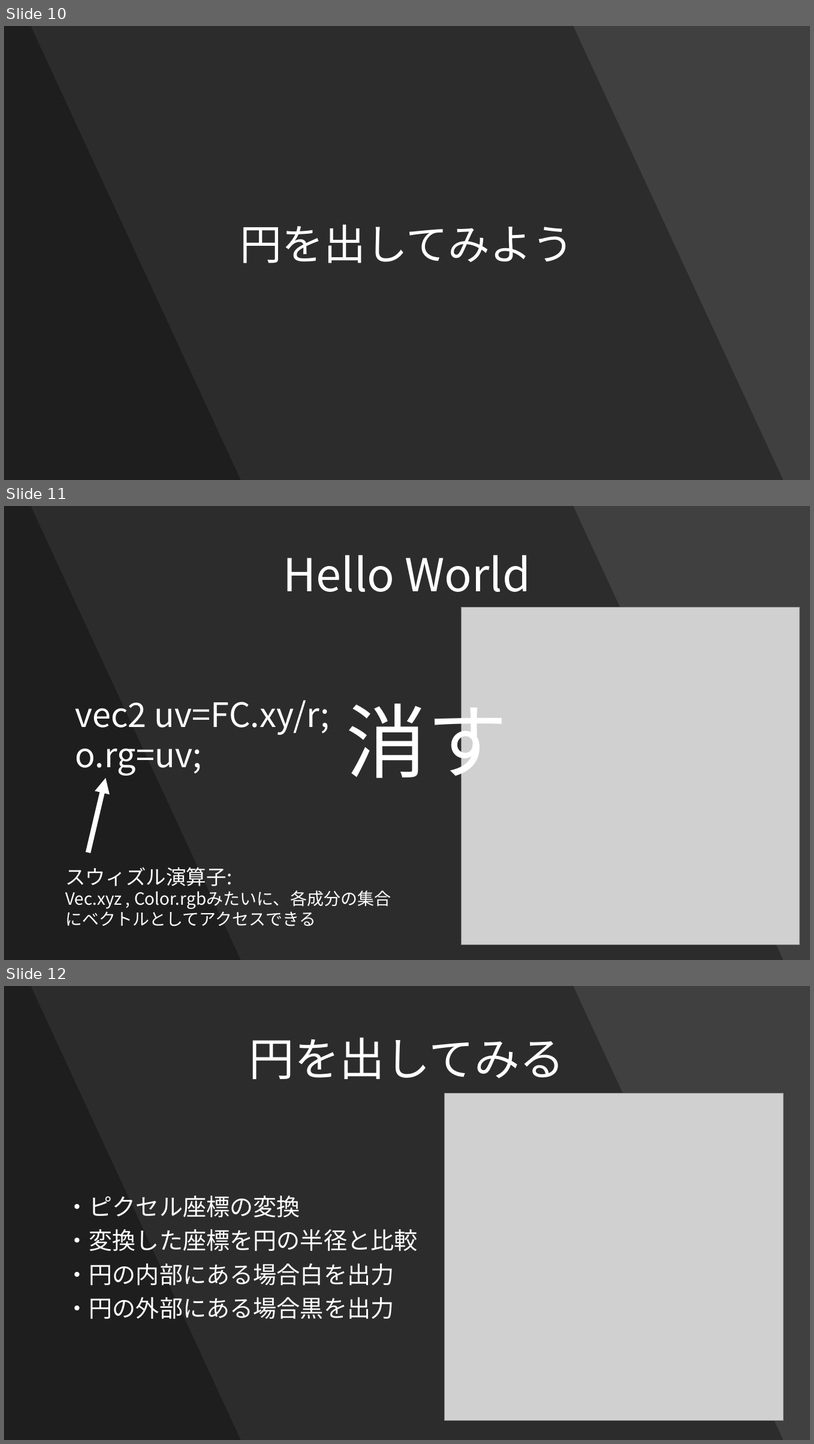
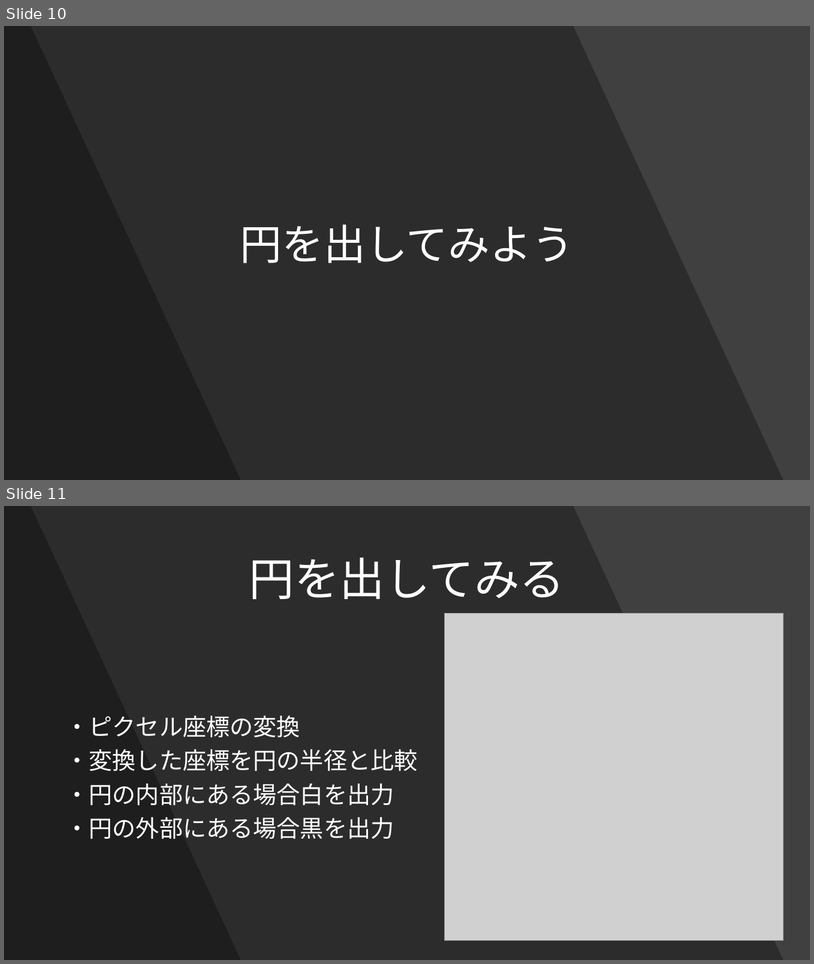
Before and after one commit to Forenard/TsubuyakiGLSL, a slide deck: つぶやきGLSLとは.pptx. Shown one above the other, each under a label of ours: slides 10, 11 and 12 before the commit, slides 10 and 11 after it. The pictures are 814x1444 and 814x964 pixels, drawn with LibreOffice and Linux fonts; fonts in the diff are those of the drawing; grey boxes stand for pictures. Boxes give left, top, right and bottom in pixels: in the first picture for what was removed or moved away, otherwise in the second. Text is boxed around its words. In the diff, an @@ line names an element or a change of style, - is before the commit and + after.

```diff
--- a/つぶやきGLSLとは.pptx
+++ b/つぶやきGLSLとは.pptx
@@ slide 11 removed at bbox=[4, 506, 810, 960], background #404040 @@
@@ freeform shape removed at bbox=[4, 506, 784, 960] @@
@@ freeform shape removed at bbox=[4, 506, 241, 960] @@
@@ text removed at bbox=[284, 555, 531, 592] @@
-Hello World
@@ picture removed at bbox=[461, 607, 800, 944] @@
@@ text removed at bbox=[75, 700, 330, 775] @@
-vec2 uv=FC.xy/r;
-o.rg=uv;
@@ text removed at bbox=[347, 690, 508, 792] @@
-消す
@@ arrow removed from (88, 852) to (105, 778) @@
@@ text removed at bbox=[65, 867, 391, 926] @@
-スウィズル演算子:
-Vec.xyz , Color.rgbみたいに、各成分の集合にベクトルとしてアクセスできる
@@ what was slide 12 is now slide 11 @@
```
Also in this commit, not shown: 2 slides changed.
